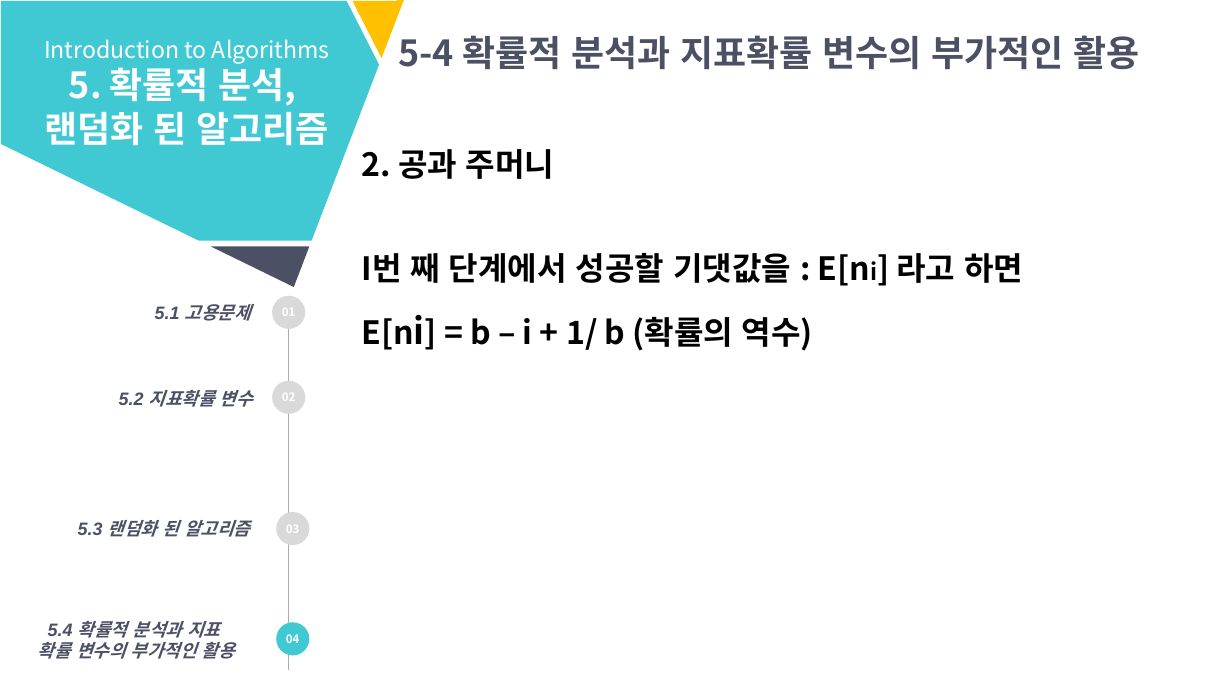
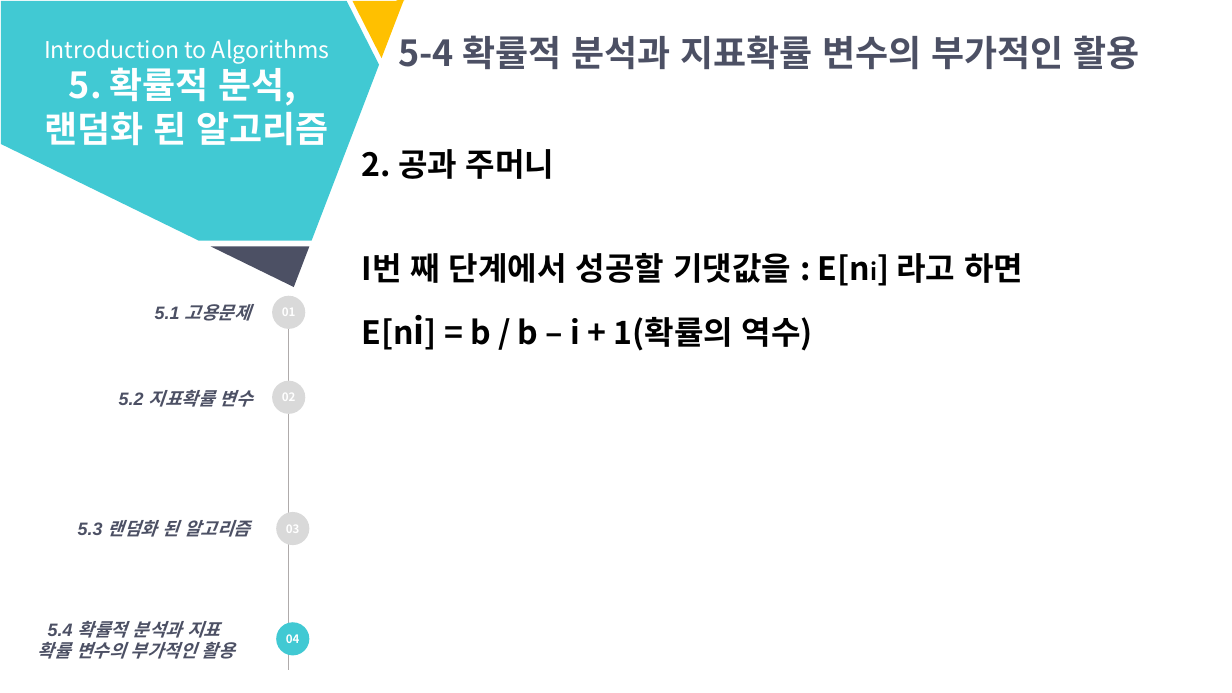
Before and after one commit to YeonWon123/2019_summer_algorithm, a slide deck: slide 35 of Week 4/태원_Week4_정리/5. 확률적 분석, 랜덤화된 알고리즘.pptx (slide 34 before the commit). Drawn at 1232x693 pixels with LibreOffice and Linux fonts; fonts in the diff are those of the drawing. Boxes give left, top, right and bottom in pixels: in the first picture for what was removed or moved away, otherwise in the second. Text is boxed around its words. In the diff, an @@ line names an element or a change of style, - is before the commit and + after.

```diff
--- a/Week 4/태원_Week4_정리/5. 확률적 분석, 랜덤화된 알고리즘.pptx
+++ b/Week 4/태원_Week4_정리/5. 확률적 분석, 랜덤화된 알고리즘.pptx
@@ text at <box>362,317,813,351</box>: text changed @@
-E[ni] = b – i + 1/ b (확률의 역수)
+E[ni] = b / b – i + 1(확률의 역수)
```
Also in this commit, not shown: 9 other slides changed, 15 slides added, 1 other file.
